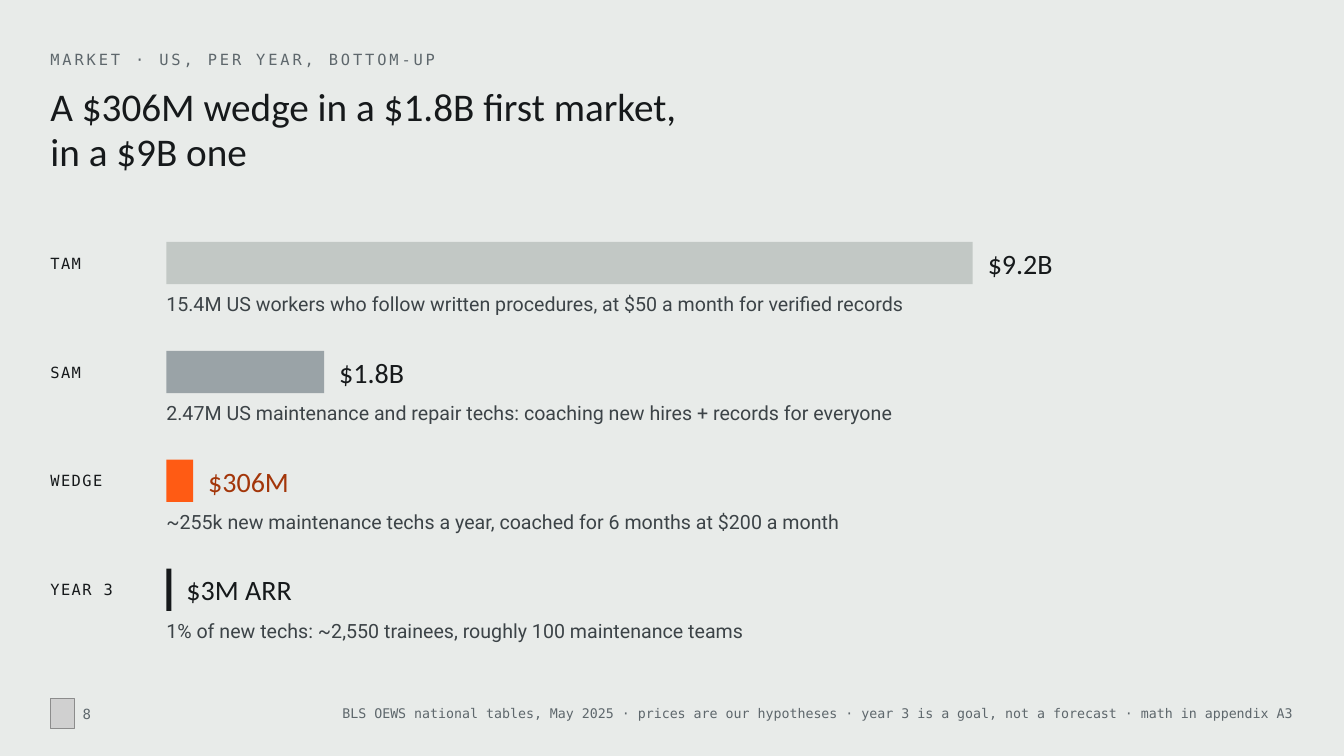
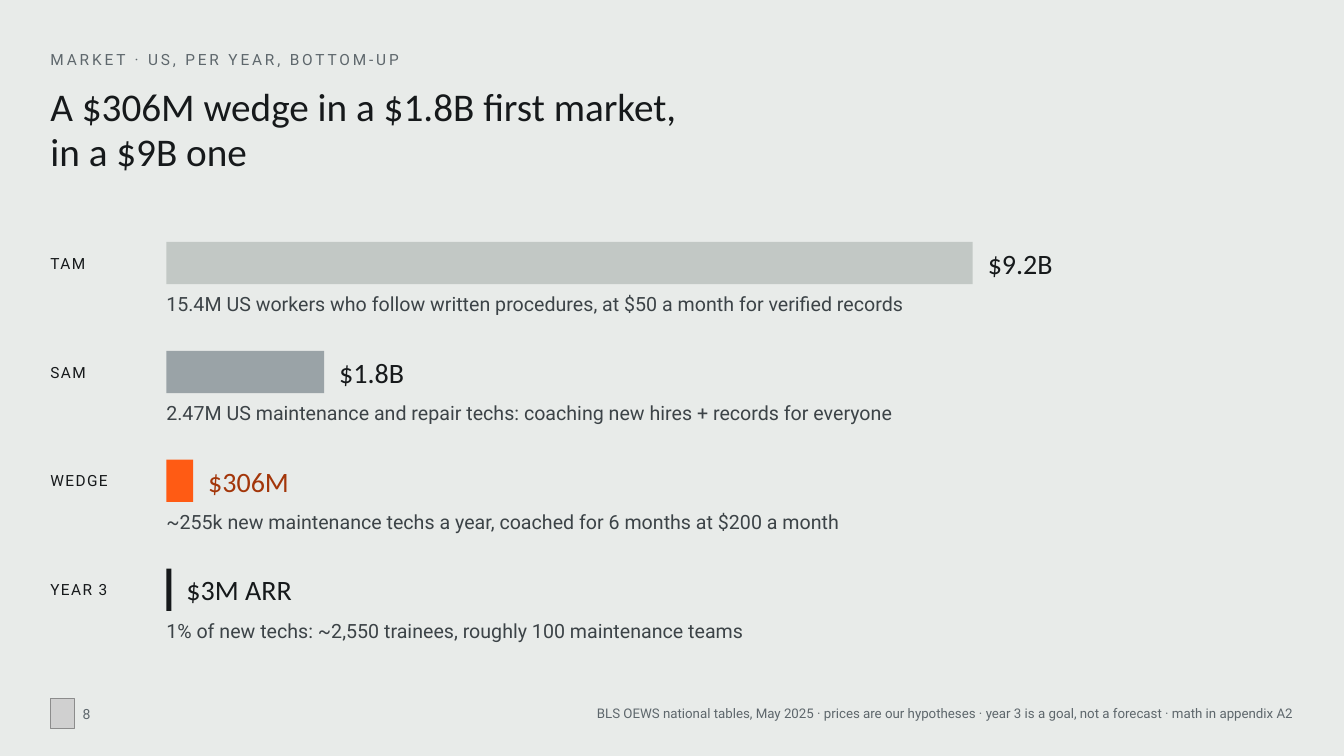
Before and after one commit to MonishSaravana/praxis, a slide deck: slide 8 of deck/Praxis_SAH_Oct2026.pptx. Drawn at 1344x756 pixels with LibreOffice and Linux fonts; fonts in the diff are those of the drawing; grey boxes stand for pictures. Boxes give left, top, right and bottom in pixels: in the first picture for what was removed or moved away, otherwise in the second. Text is boxed around its words. In the diff, an @@ line names an element or a change of style, - is before the commit and + after.

```diff
--- a/deck/Praxis_SAH_Oct2026.pptx
+++ b/deck/Praxis_SAH_Oct2026.pptx
@@ font DejaVu Sans Mono to Roboto in 5 elements at (50,54,399,67), (50,258,85,269), (50,367,85,378), (50,475,107,486), (50,584,108,595) @@
@@ text at (597,708,1293,721): text changed; font DejaVu Sans Mono to Roboto @@
-BLS OEWS national tables, May 2025 · prices are our hypotheses · year 3 is a goal, not a forecast · math in appendix A3
+BLS OEWS national tables, May 2025 · prices are our hypotheses · year 3 is a goal, not a forecast · math in appendix A2
```
Also in this commit, not shown: 21 other slides changed, 1 slide removed, 29 other files.
